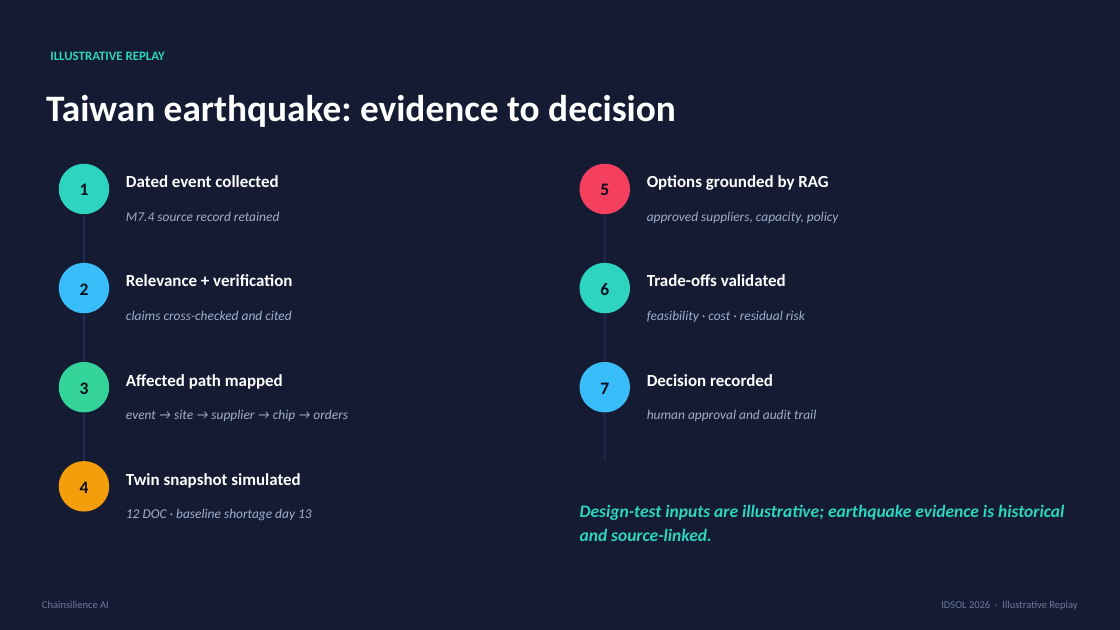
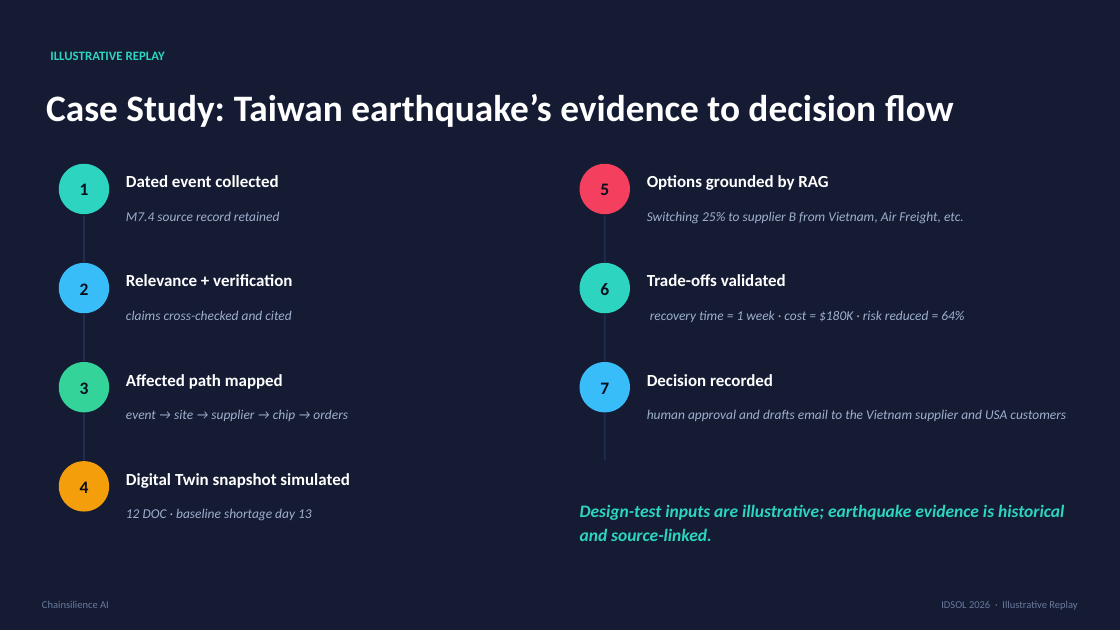
Before and after one commit to NoelVFX/Chainsilience-AI, a slide deck: slide 14 of Chainsilience_AI_IDSOL_2026_Pitch_Deck_Revised.pptx (slide 13 before the commit). Drawn at 1120x630 pixels with LibreOffice and Linux fonts; fonts in the diff are those of the drawing. Boxes give left, top, right and bottom in pixels: in the first picture for what was removed or moved away, otherwise in the second. Text is boxed around its words. In the diff, an @@ line names an element or a change of style, - is before the commit and + after.

```diff
--- a/Chainsilience_AI_IDSOL_2026_Pitch_Deck_Revised.pptx
+++ b/Chainsilience_AI_IDSOL_2026_Pitch_Deck_Revised.pptx
@@ text at (46, 94, 954, 127): text changed @@
-Taiwan earthquake: evidence to decision
+Case Study: Taiwan earthquake’s evidence to decision flow
@@ text at (647, 211, 964, 224): text changed @@
-approved suppliers, capacity, policy
+Switching 25% to supplier B from Vietnam, Air Freight, etc.
@@ text at (650, 310, 964, 322): text changed @@
-feasibility · cost · residual risk
+recovery time = 1 week · cost = $180K · risk reduced = 64%
@@ text at (647, 409, 1066, 421): text changed @@
-human approval and audit trail
+human approval and drafts email to the Vietnam supplier and USA customers
@@ text at (126, 473, 349, 488): text changed @@
-Twin snapshot simulated
+Digital Twin snapshot simulated
```
Also in this commit, not shown: 12 other slides changed, 1 slide added, 20 other files.
